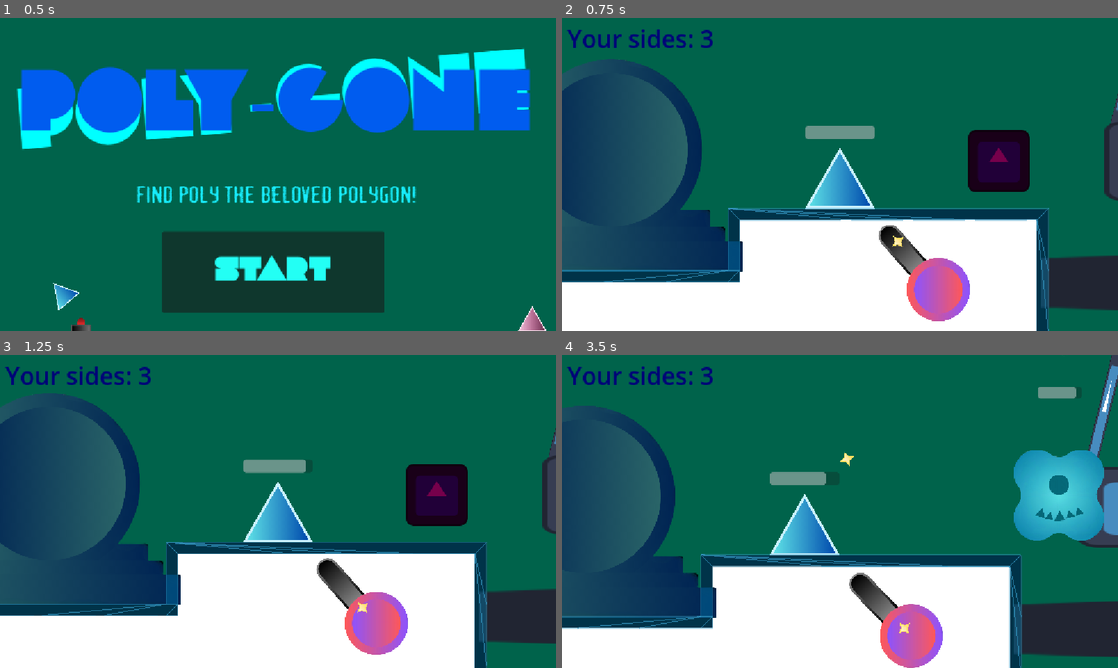
Above: before the commit, frames 1-4 (two rows, left to right).
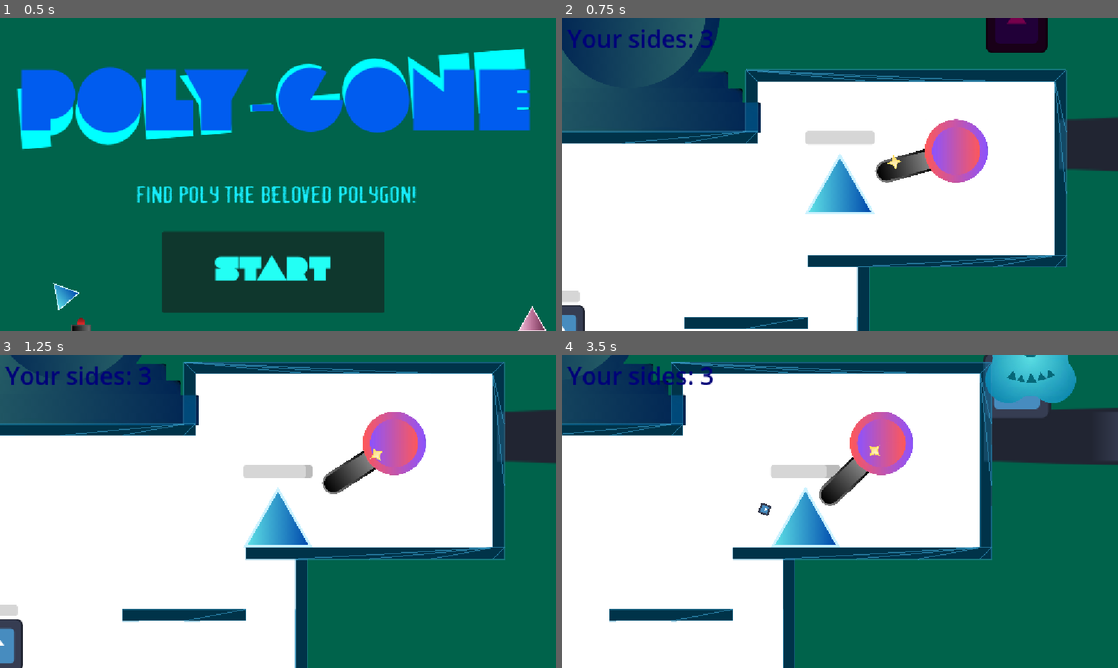
Above: after the commit, the same moments.

Repository: Eldragon126/Shapes
Game: Godot game, scene res://nodes/title_screen.tscn
Two runs of this game, one before a commit and one after it. Both use one fixed random seed, a clock stepped at 60 frames per second and the inputs below. The engine's default icon, where the game draws it, is replaced by a stand-in: a white triangle on a blue panel in a dark square. Sound files missing from this copy of the repository are replaced by a short silence.
Inputs (mouse positions are in pixels of both pictures, inside the frame that each line leads up to):
- Up to frame 1 (0.5 s): no input
- Up to frame 2 (0.75 s): click "Start" at 0.5 s
- Up to frame 3 (1.25 s): no input
- Up to frame 4 (3.5 s): move the mouse to (917, 599) at 1.27 s; hold Right (ui_right) 1.28-2.78 s; tap Shift (ability_activate) at 1.35, 2.85 s; tap Space (jump) at 1.52, 2.27 s; move the mouse to (828, 542) at 2.02 s; click (828, 542) at 2.1 s; move the mouse to (917, 508) at 2.77 s; hold Left (ui_left) from 2.78 s (still down)

Frame 1 is identical in both runs. In frame 2, 66% of the frame differs, in the area x 0-100%, y 0-100%; in frame 3, 77%; in frame 4, 82%.

Commit message:
Update main_scene.tscn

Diff:
--- a/main_scene.tscn
+++ b/main_scene.tscn
@@ -28,7 +28,7 @@
 
 [node name="player" parent="." instance=ExtResource("2_gyfs4")]
 z_index = 0
-position = Vector2(665, 114)
+position = Vector2(628, 399)
 
 [node name="enemy_triangle2" parent="." instance=ExtResource("1_gyfs4")]
 position = Vector2(44, 715)
@@ -77,7 +77,7 @@
 position = Vector2(3372, 49)
 
 [node name="67Enemy" parent="." instance=ExtResource("11_qwutr")]
-position = Vector2(2310, -268)
+position = Vector2(2272, -347)
 
 [node name="Spike" parent="." instance=ExtResource("12_671wp")]
 position = Vector2(8791, 213)
